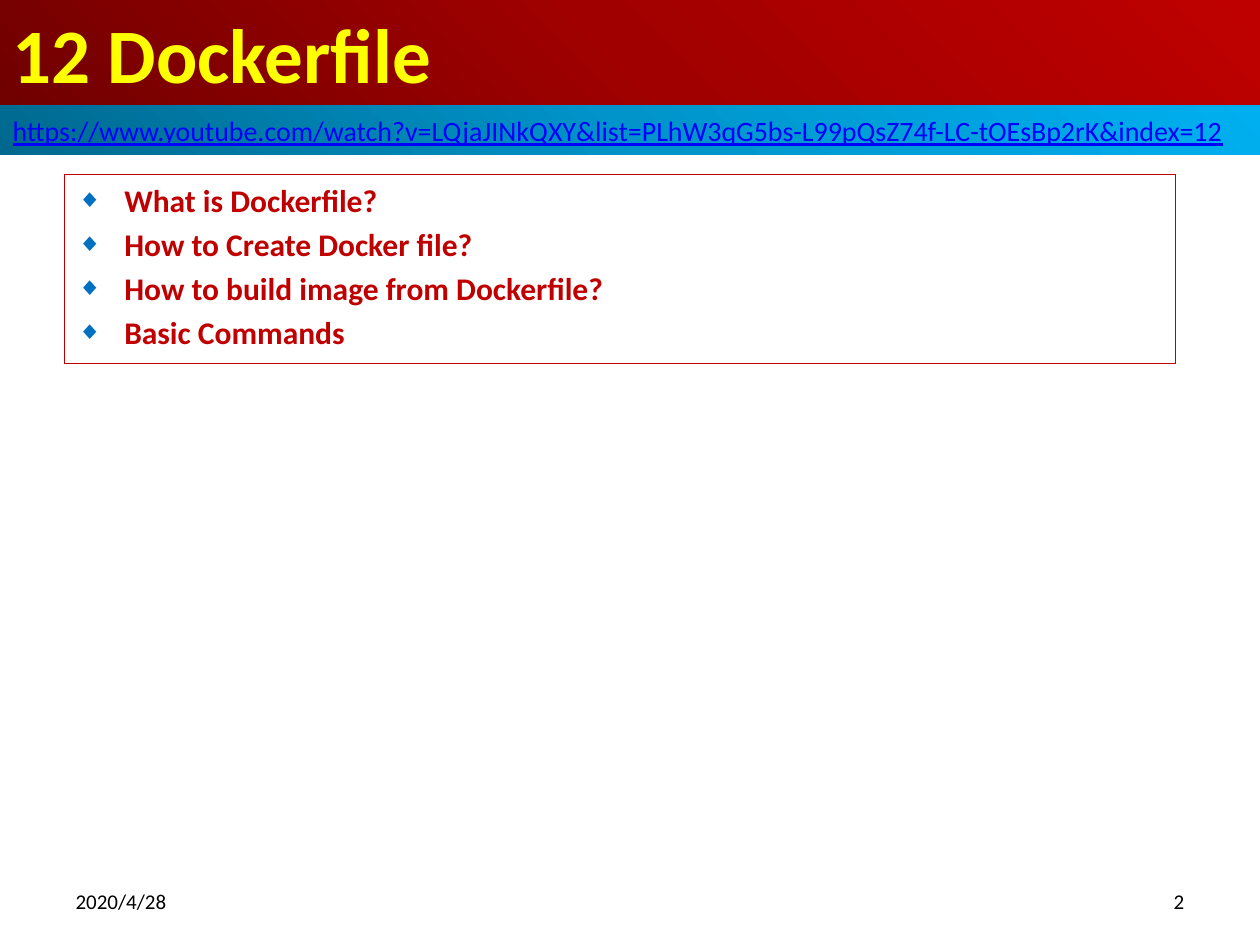
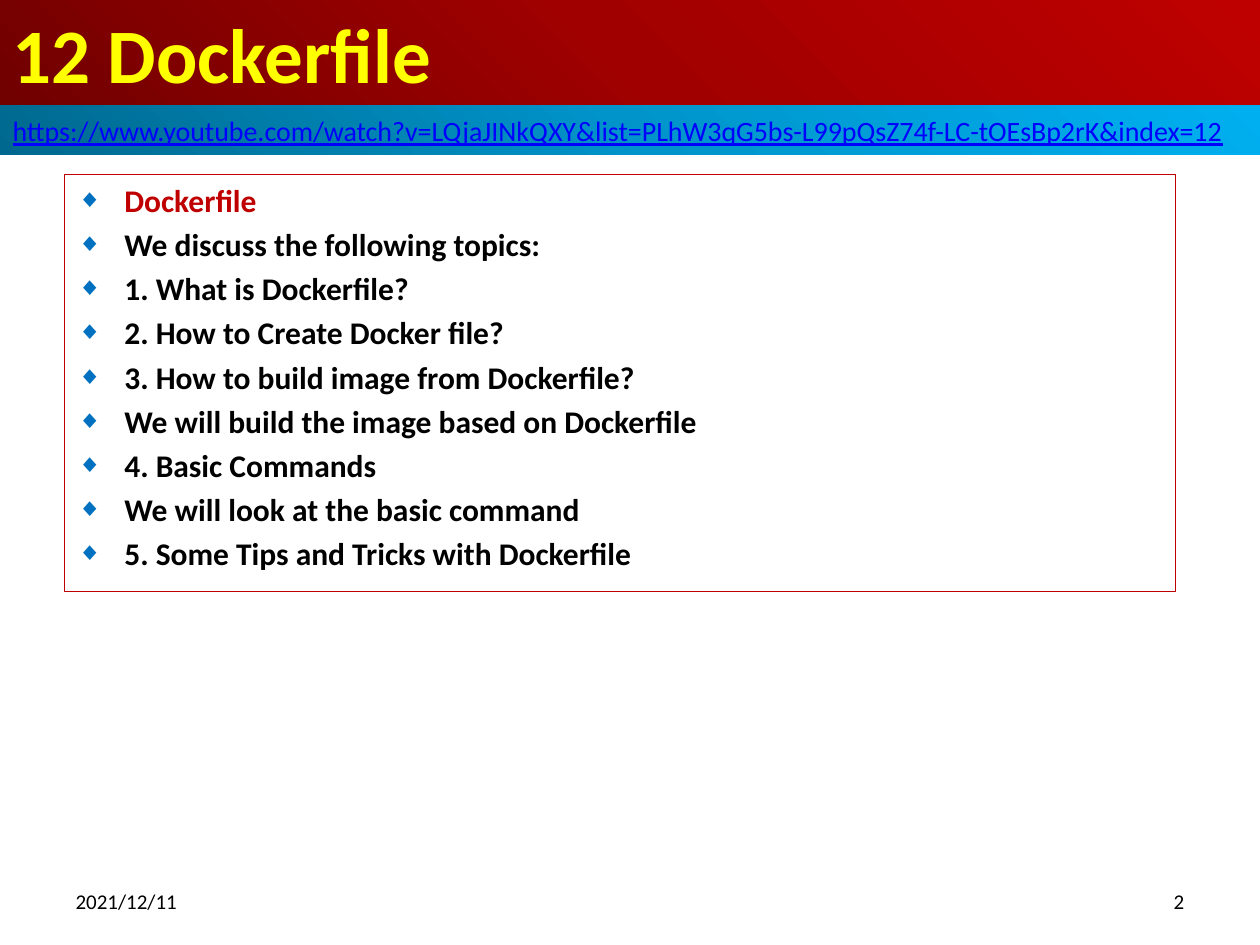
Before and after one commit to peterhchen/800-Docker, a slide deck: slide 2 of 12_Dockerfile.pptx. Drawn at 1260x945 pixels with LibreOffice and Linux fonts; fonts in the diff are those of the drawing. Boxes give left, top, right and bottom in pixels: in the first picture for what was removed or moved away, otherwise in the second. Text is boxed around its words. In the diff, an @@ line names an element or a change of style, - is before the commit and + after.

```diff
--- a/12_Dockerfile.pptx
+++ b/12_Dockerfile.pptx
@@ subtitle "Dockerfile": place and size @@
-subtitle "Dockerfile" at [64, 175, 1176, 364]
+subtitle "Dockerfile" at [64, 175, 1176, 592]
@@ subtitle at [124, 190, 696, 570]: text changed; text colour #C00000 to #000000 @@
-◆ What is Dockerfile?
-◆ How to Create Docker file?
-◆ How to build image from Dockerfile?
-◆ Basic Commands
+◆ Dockerfile
+◆ We discuss the following topics:
+◆ 1. What is Dockerfile?
+◆ 2. How to Create Docker file?
+◆ 3. How to build image from Dockerfile?
+◆ We will build the image based on Dockerfile
+◆ 4. Basic Commands
+◆ We will look at the basic command
+◆ 5. Some Tips and Tricks with Dockerfile
@@ text at [76, 894, 177, 910]: text changed @@
-2020/4/28
+2021/12/11
```
Also in this commit, not shown: 11 other slides changed, 3 slides added.
